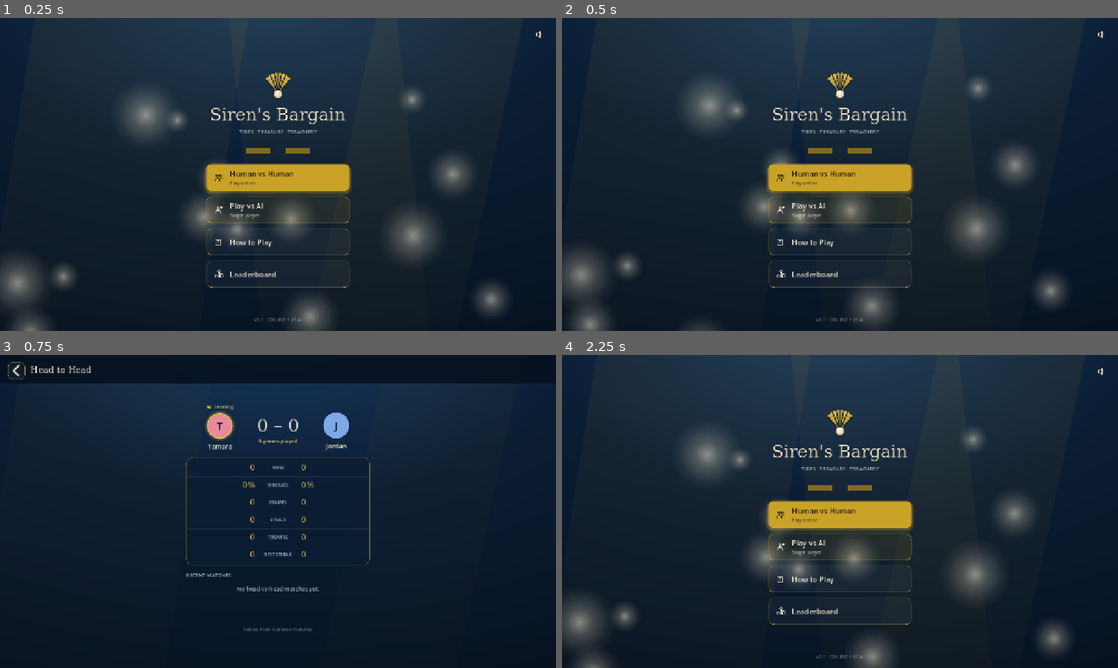
Above: before the commit, frames 1-4 (two rows, left to right).
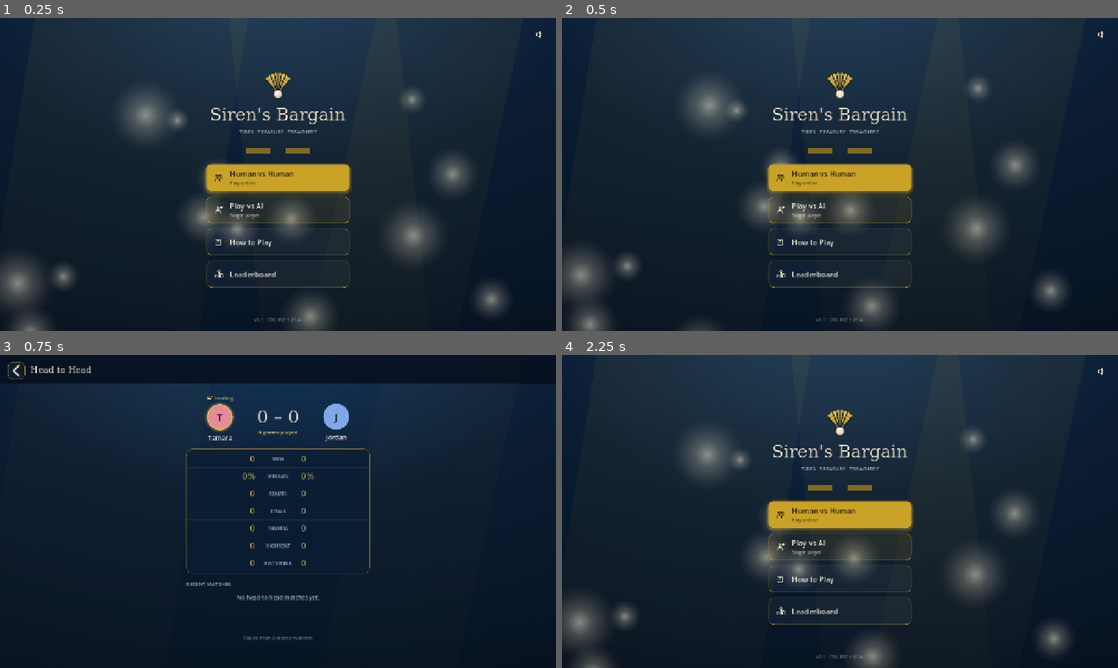
Above: after the commit, the same moments.

Repository: jordansaker/sirens-bargain
Game: Godot game, scene res://scenes/MainMenu.tscn
The game is run twice, just before and just after one commit, with the same random seed, the same clock (stepped at 60 frames per second) and the same inputs.
Inputs (mouse positions are in pixels of both pictures, inside the frame that each line leads up to):
- Up to frame 1 (0.25 s): no input
- Up to frame 2 (0.5 s): no input
- Up to frame 3 (0.75 s): click (278, 611) at 0.5 s
- Up to frame 4 (2.25 s): tap Enter at 1.25 s; move the mouse to (962, 495) at 1.27 s; hold Shift 1.28-2 s; click (962, 495) at 1.42 s; click (578, 370) at 2 s

Frames 1-2 are identical in both runs. In frame 3, 2.7% of the frame differs, in the area x 33-67%, y 13-92%; in frame 4, nothing differs.

Commit message:
Banner: 3s hold w/ slow fade + wider centred label, leaderboard highest rent
- Tribute log lines now include the actual card name (Deep Tribute,
  Bloom Tribute, Siren's Toll, etc.) so the flash banner shows the
  specific card, not a generic "TRIBUTE!".
- Action banner: 3-second total time on screen with a 1-second slow
  sine fade at the end; scale-pop grows from the label's centre; label
  widened to 840×96 so long names like "TOLL OF THE TIDES!" don't
  clip and read as perfectly centred; font bumped to 52.
- Leaderboard: aggregates `highestRent` from the API as a per-player
  MAX and shows a new HIGH RENT compare row (matches game-over card).
- MatchApi doc clarifies the GET/leaderboard aggregation.

Co-Authored-By: Claude Opus 4.7 (1M context) <noreply@anthropic.com>

Diff:
--- a/scenes/GameScreen.tscn
+++ b/scenes/GameScreen.tscn
@@ -660,16 +660,19 @@
 anchor_top = 0.5
 anchor_right = 0.5
 anchor_bottom = 0.5
-offset_left = -180.0
-offset_top = -32.0
-offset_right = 180.0
-offset_bottom = 32.0
-grow_horizontal = 2
-grow_vertical = 2
+offset_left = -420.0
+offset_top = -48.0
+offset_right = 420.0
+offset_bottom = 48.0
+grow_horizontal = 2
+grow_vertical = 2
+pivot_offset = Vector2(420, 48)
 mouse_filter = 2
 text = ""
 horizontal_alignment = 1
 vertical_alignment = 1
+autowrap_mode = 0
+clip_text = false
 theme_override_font_sizes/font_size = 32
 theme_override_colors/font_color = Color(0.929, 0.902, 0.831, 1)
 
--- a/scripts/core/TurnManager.gd
+++ b/scripts/core/TurnManager.gd
@@ -367,12 +367,16 @@
 	)
 	game_state.pending_action = pending
 	var ht_note := " (High Tide)" if high_tide_card != null else ""
+	# Use the card's actual name so the UI can flash "Deep Tribute!" /
+	# "Bloom Tribute!" instead of a generic "TRIBUTE!" banner. The stats
+	# tracker matches on the resolve-phase log line, not this one, so
+	# renaming is safe.
 	if is_sirens_toll:
 		play_logged.emit(charger.id,
-			"played Siren's Toll on P%d%s" % [payers[0], ht_note])
+			"played %s on P%d%s" % [tribute_card.name, payers[0], ht_note])
 	else:
 		play_logged.emit(charger.id,
-			"played Tribute on their %s%s" % [charger_realm, ht_note])
+			"played %s on their %s%s" % [tribute_card.name, charger_realm, ht_note])
 	return pending
 
 func charge_tribute(
--- a/scripts/net/MatchApi.gd
+++ b/scripts/net/MatchApi.gd
@@ -12,6 +12,8 @@
 #                       "tributes": int, "highestRent": int } ] }
 #   `highestRent` is the single largest rent payment that player received
 #   during the match (max of a single settlement total, not the sum).
+#   The GET returns the same schema per match; the leaderboard aggregates
+#   `highestRent` as a MAX across matches (biggest-ever rent per player).
 
 const BASE_URL := "https://hq.jordansakerdev.com/api/sirens-bargain"
 # Shared key — this ships in the web build, so it's not a secret in the
--- a/scripts/ui/GameScreen.gd
+++ b/scripts/ui/GameScreen.gd
@@ -1470,26 +1470,33 @@
 		_sfx.play("turn_change")
 
 # Bigger, poppier variant of the turn banner for action-card plays. Scales up
-# with an elastic pop and fades out — deliberately more attention-grabbing so
-# players can't miss that an action landed.
+# with an elastic pop, holds long enough to read, then slow-fades out —
+# deliberately more attention-grabbing so players can't miss that an action
+# landed. Total on-screen time ~3 seconds with a 1-second fade tail.
 func _flash_action_banner(action_name: String) -> void:
 	if _turn_banner == null:
 		return
 	_turn_banner.text = action_name
-	_turn_banner.add_theme_font_size_override("font_size", 46)
+	_turn_banner.add_theme_font_size_override("font_size", 52)
 	_turn_banner.modulate.a = 0.0
+	# Pivot from the label's own centre so the elastic scale-pop grows
+	# from the middle instead of drifting toward the top-left.
 	_turn_banner.pivot_offset = _turn_banner.size * 0.5
 	_turn_banner.scale = Vector2(0.55, 0.55)
 	var tw := create_tween()
 	tw.set_parallel(true)
-	tw.tween_property(_turn_banner, "modulate:a", 1.0, 0.18)
-	tw.tween_property(_turn_banner, "scale", Vector2.ONE, 0.42) \
+	tw.tween_property(_turn_banner, "modulate:a", 1.0, 0.22)
+	tw.tween_property(_turn_banner, "scale", Vector2.ONE, 0.55) \
 		.set_trans(Tween.TRANS_ELASTIC).set_ease(Tween.EASE_OUT)
 	tw.set_parallel(false)
-	tw.tween_interval(0.75)
+	# Hold at full opacity long enough to read (total ~3s including fade).
+	tw.tween_interval(1.45)
+	# Slow 1-second fade — deliberately gentle so it dissolves rather than
+	# snapping away. Very slight scale drift adds a "floating away" feel.
 	tw.set_parallel(true)
-	tw.tween_property(_turn_banner, "modulate:a", 0.0, 0.35)
-	tw.tween_property(_turn_banner, "scale", Vector2(1.08, 1.08), 0.35)
+	tw.tween_property(_turn_banner, "modulate:a", 0.0, 1.0) \
+		.set_trans(Tween.TRANS_SINE).set_ease(Tween.EASE_IN_OUT)
+	tw.tween_property(_turn_banner, "scale", Vector2(1.05, 1.05), 1.0)
 	if _sfx != null:
 		_sfx.play("action")
 
--- a/scripts/ui/LeaderboardScreen.gd
+++ b/scripts/ui/LeaderboardScreen.gd
@@ -225,7 +225,7 @@
 		names.append(String(p["name"]))
 	var per: Dictionary = {}
 	for n in names:
-		per[n] = {"wins": 0, "realms": 0, "steals": 0, "tributes": 0, "win_rate": 0, "best_streak": 0}
+		per[n] = {"wins": 0, "realms": 0, "steals": 0, "tributes": 0, "highest_rent": 0, "win_rate": 0, "best_streak": 0}
 	# Keep only matches where BOTH participants are in the leaderboard's
 	# roster AND the recorded winner is one of them. The API accumulates
 	# every posted match; the leaderboard is a filtered head-to-head view.
@@ -263,6 +263,11 @@
 			per[pname]["realms"] += int(pp.get("realms", 0))
 			per[pname]["steals"] += int(pp.get("steals", 0))
 			per[pname]["tributes"] += int(pp.get("tributes", 0))
+			# highest_rent aggregates as a MAX across matches — it's the
+			# single biggest rent that player has ever collected.
+			var hr := int(pp.get("highestRent", 0))
+			if hr > int(per[pname]["highest_rent"]):
+				per[pname]["highest_rent"] = hr
 	for n in names:
 		per[n]["win_rate"] = int(round(float(per[n]["wins"]) / float(games) * 100.0)) if games > 0 else 0
 	# Best streak per player from chronological match list (oldest → newest).
@@ -415,6 +420,7 @@
 		["REALMS", "realms", ""],
 		["STEALS", "steals", ""],
 		["TRIBUTES", "tributes", ""],
+		["HIGH RENT", "highest_rent", ""],
 		["BEST STREAK", "best_streak", ""],
 	]
 	for i in range(rows.size()):
